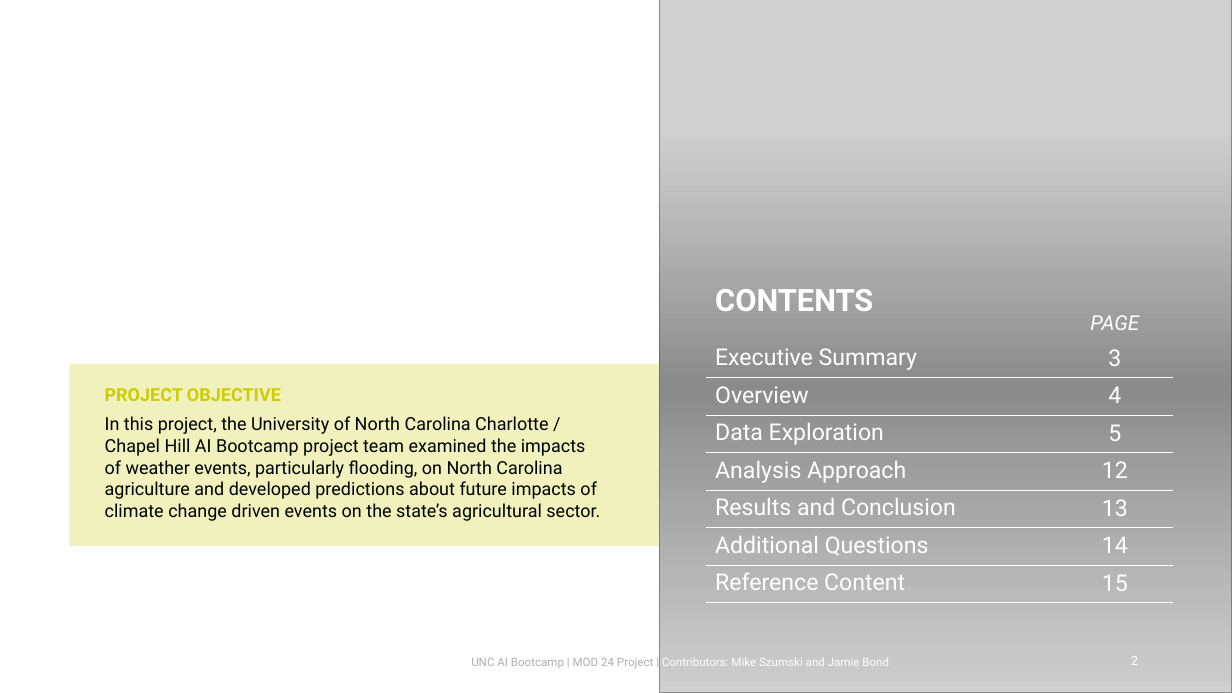
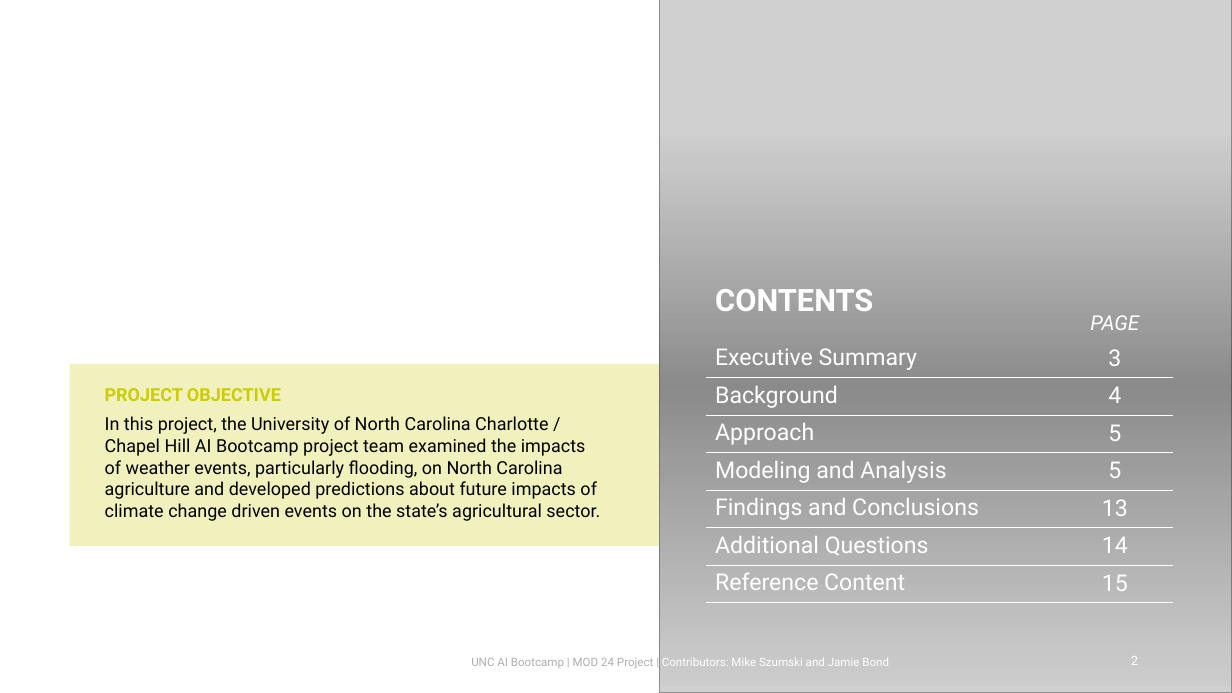
Before and after one commit to mikeszumski/AgProject3, a slide deck: slide 2 of UNC_AI_Bootcamp_Project_3.pptx. Drawn at 1232x693 pixels with LibreOffice and Linux fonts; fonts in the diff are those of the drawing; grey boxes stand for pictures; background and template pictures are left out. Boxes give left, top, right and bottom in pixels: in the first picture for what was removed or moved away, otherwise in the second. Text is boxed around its words. In the diff, an @@ line names an element or a change of style, - is before the commit and + after.

Commit message:
adding code for RAG and updated pptx file

```diff
--- a/UNC_AI_Bootcamp_Project_3.pptx
+++ b/UNC_AI_Bootcamp_Project_3.pptx
@@ table at bbox=[706, 278, 1173, 603] @@
-row 3, column 1: Overview
+row 3, column 1: Background
-row 4, column 1: Data Exploration
+row 4, column 1: Approach
-row 5, column 1: Analysis Approach
+row 5, column 1: Modeling and Analysis
-row 5, column 3: 12
+row 5, column 3: 5
-row 6, column 1: Results and Conclusion
+row 6, column 1: Findings and Conclusions
```
Also in this commit, not shown: 4 other slides changed, 3 slides added, 1 slide removed, 1 other file.
